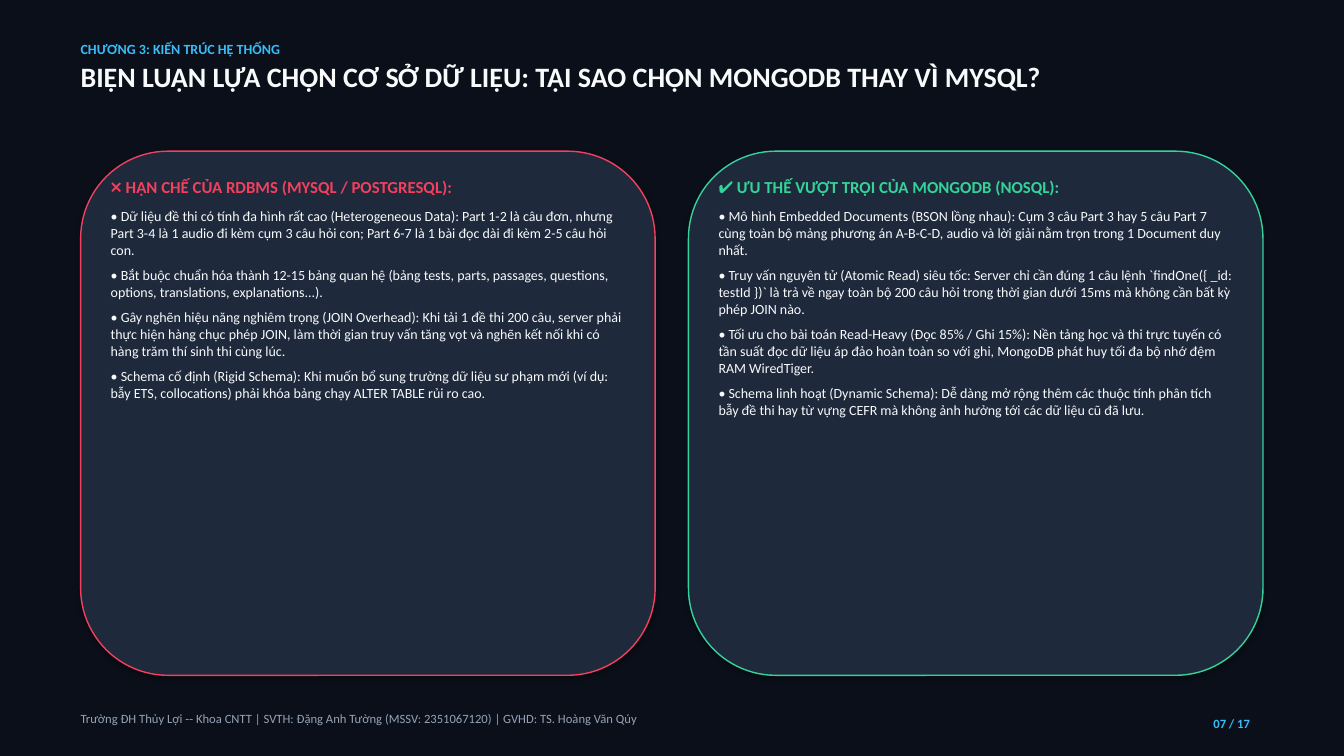
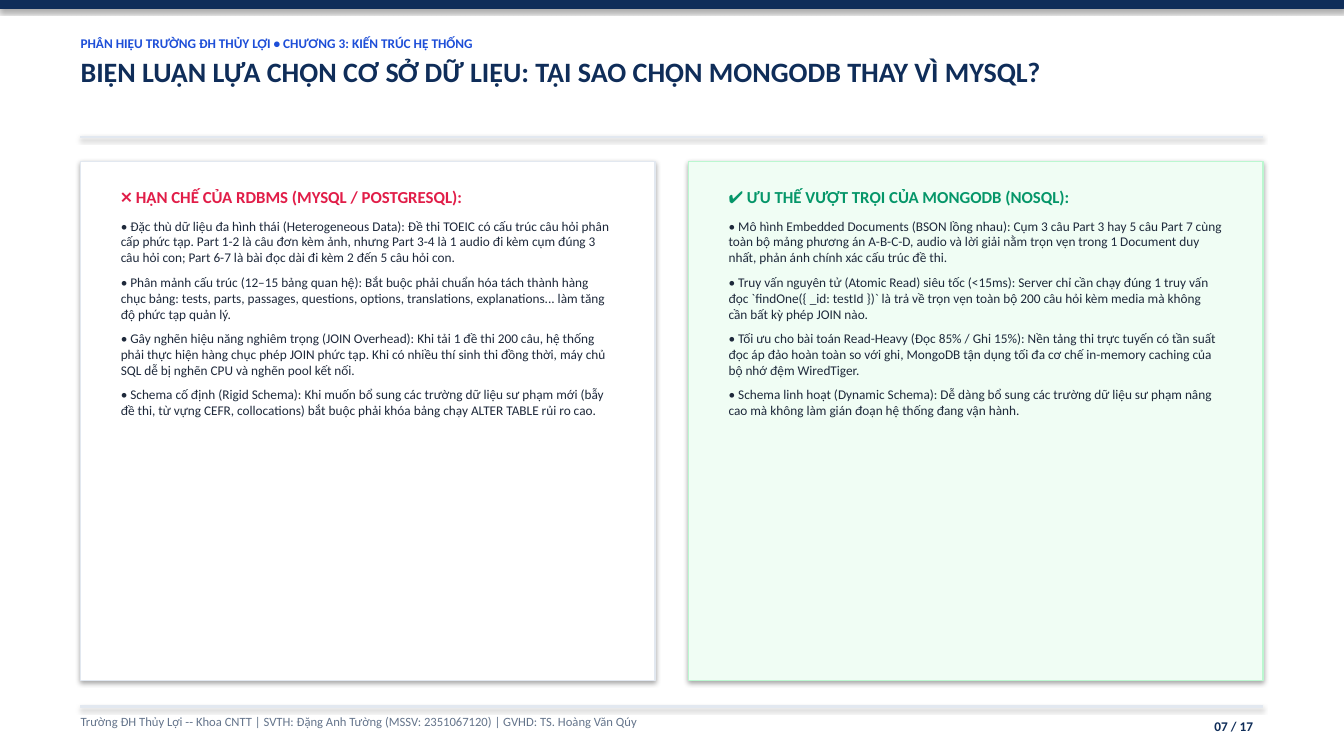
Before and after one commit to DangAnhTuong/He_Thong_Hoc_Thi_Toeic, a slide deck: slide 7 of Bao_Cao_Thuyet_Trinh_He_Thong_Hoc_Thi_Toeic.pptx. Drawn at 1344x756 pixels with LibreOffice and Linux fonts; fonts in the diff are those of the drawing. Boxes give left, top, right and bottom in pixels: in the first picture for what was removed or moved away, otherwise in the second. Text is boxed around its words. In the diff, an @@ line names an element or a change of style, - is before the commit and + after.

```diff
--- a/Bao_Cao_Thuyet_Trinh_He_Thong_Hoc_Thi_Toeic.pptx
+++ b/Bao_Cao_Thuyet_Trinh_He_Thong_Hoc_Thi_Toeic.pptx
@@ rectangle at <box>0,0,1344,756</box>: fill #0B0F19 to #FFFFFF; outline #0B0F19 0.75 pt to #FFFFFF 0.75 pt @@
@@ rectangle added at <box>0,0,1344,8</box>, fill #0F2D59, outline #0F2D59 0.75 pt @@
@@ text at <box>81,37,473,51</box>: text changed; size 10 to 9.5 pt; text colour #38BDF8 to #1D4ED8 @@
-CHƯƠNG 3: KIẾN TRÚC HỆ THỐNG
+PHÂN HIỆU TRƯỜNG ĐH THỦY LỢI • CHƯƠNG 3: KIẾN TRÚC HỆ THỐNG
@@ text at <box>81,58,1040,87</box>: text colour #F8FAFC to #0F2D59 in "BIỆN LUẬN LỰA CHỌN CƠ SỞ DỮ ..." @@
@@ rectangle added at <box>81,136,1263,137</box>, fill #E2E8F0, outline #E2E8F0 0.75 pt @@
@@ rounded rectangle removed at <box>81,151,655,676</box> @@
@@ rectangle added at <box>81,161,655,681</box>, fill #FFFFFF, outline #E2E8F0 1 pt @@
@@ rounded rectangle removed at <box>689,151,1263,676</box> @@
@@ rectangle added at <box>689,161,1263,681</box>, fill #F0FDF4, outline #BBF7D0 1 pt @@
@@ text "❌ HẠN CHẾ CỦA RDBMS ...": place and size @@
-text "❌ HẠN CHẾ CỦA RDBMS ..." at <box>111,179,622,401</box>
+text "❌ HẠN CHẾ CỦA RDBMS ..." at <box>121,189,609,418</box>
@@ text at <box>136,189,462,206</box>: text colour #F43F5E to #E11D48 in "❌ HẠN CHẾ CỦA RDBMS (MYSQL / ..." @@
@@ text "✔ ƯU THẾ VƯỢT TRỘI ...": place and size @@
-text "✔ ƯU THẾ VƯỢT TRỘI ..." at <box>719,179,1232,418</box>
+text "✔ ƯU THẾ VƯỢT TRỘI ..." at <box>729,189,1222,418</box>
@@ text at <box>747,189,1069,206</box>: text colour #34D399 to #059669 in "✔ ƯU THẾ VƯỢT TRỘI CỦA MONGODB ..." @@
@@ text at <box>121,221,609,418</box>: text changed; size 10 to 9.5 pt; text colour #F8FAFC to #1E293B @@
-• Dữ liệu đề thi có tính đa hình rất cao (Heterogeneous Data): Part 1-2 là câu đơn, nhưng Part 3-4 là 1 audio đi kèm cụm 3 câu hỏi con; Part 6-7 là 1 bài đọc dài đi kèm 2-5 câu hỏi con.
-• Bắt buộc chuẩn hóa thành 12-15 bảng quan hệ (bảng tests, parts, passages, questions, options, translations, explanations...).
-• Gây nghẽn hiệu năng nghiêm trọng (JOIN Overhead): Khi tải 1 đề thi 200 câu, server phải thực hiện hàng chục phép JOIN, làm thời gian truy vấn tăng vọt và nghẽn kết nối khi có hàng trăm thí sinh thi cùng lúc.
-• Schema cố định (Rigid Schema): Khi muốn bổ sung trường dữ liệu sư phạm mới (ví dụ: bẫy ETS, collocations) phải khóa bảng chạy ALTER TABLE rủi ro cao.
+• Đặc thù dữ liệu đa hình thái (Heterogeneous Data): Đề thi TOEIC có cấu trúc câu hỏi phân cấp phức tạp. Part 1-2 là câu đơn kèm ảnh, nhưng Part 3-4 là 1 audio đi kèm cụm đúng 3 câu hỏi con; Part 6-7 là bài đọc dài đi kèm 2 đến 5 câu hỏi con.
+• Phân mảnh cấu trúc (12–15 bảng quan hệ): Bắt buộc phải chuẩn hóa tách thành hàng chục bảng: tests, parts, passages, questions, options, translations, explanations... làm tăng độ phức tạp quản lý.
+• Gây nghẽn hiệu năng nghiêm trọng (JOIN Overhead): Khi tải 1 đề thi 200 câu, hệ thống phải thực hiện hàng chục phép JOIN phức tạp. Khi có nhiều thí sinh thi đồng thời, máy chủ SQL dễ bị nghẽn CPU và nghẽn pool kết nối.
+• Schema cố định (Rigid Schema): Khi muốn bổ sung các trường dữ liệu sư phạm mới (bẫy đề thi, từ vựng CEFR, collocations) bắt buộc phải khóa bảng chạy ALTER TABLE rủi ro cao.
@@ text at <box>729,221,1222,418</box>: text changed; size 10 to 9.5 pt; text colour #F8FAFC to #1E293B @@
-• Mô hình Embedded Documents (BSON lồng nhau): Cụm 3 câu Part 3 hay 5 câu Part 7 cùng toàn bộ mảng phương án A-B-C-D, audio và lời giải nằm trọn trong 1 Document duy nhất.
-• Truy vấn nguyên tử (Atomic Read) siêu tốc: Server chỉ cần đúng 1 câu lệnh `findOne({ _id: testId })` là trả về ngay toàn bộ 200 câu hỏi trong thời gian dưới 15ms mà không cần bất kỳ phép JOIN nào.
-• Tối ưu cho bài toán Read-Heavy (Đọc 85% / Ghi 15%): Nền tảng học và thi trực tuyến có tần suất đọc dữ liệu áp đảo hoàn toàn so với ghi, MongoDB phát huy tối đa bộ nhớ đệm RAM WiredTiger.
-• Schema linh hoạt (Dynamic Schema): Dễ dàng mở rộng thêm các thuộc tính phân tích bẫy đề thi hay từ vựng CEFR mà không ảnh hưởng tới các dữ liệu cũ đã lưu.
+• Mô hình Embedded Documents (BSON lồng nhau): Cụm 3 câu Part 3 hay 5 câu Part 7 cùng toàn bộ mảng phương án A-B-C-D, audio và lời giải nằm trọn vẹn trong 1 Document duy nhất, phản ánh chính xác cấu trúc đề thi.
+• Truy vấn nguyên tử (Atomic Read) siêu tốc (<15ms): Server chỉ cần chạy đúng 1 truy vấn đọc `findOne({ _id: testId })` là trả về trọn vẹn toàn bộ 200 câu hỏi kèm media mà không cần bất kỳ phép JOIN nào.
+• Tối ưu cho bài toán Read-Heavy (Đọc 85% / Ghi 15%): Nền tảng thi trực tuyến có tần suất đọc áp đảo hoàn toàn so với ghi, MongoDB tận dụng tối đa cơ chế in-memory caching của bộ nhớ đệm WiredTiger.
+• Schema linh hoạt (Dynamic Schema): Dễ dàng bổ sung các trường dữ liệu sư phạm nâng cao mà không làm gián đoạn hệ thống đang vận hành.
@@ text "Trường ĐH Thủy Lợi -- ..." at <box>81,717,637,728</box>: text colour #94A3B8 to #64748B @@
@@ rectangle added at <box>81,706,1263,707</box>, fill #E2E8F0, outline #E2E8F0 0.75 pt @@
@@ text "07 / 17" at <box>1214,722,1253,731</box>: size 9 to 9.5 pt, text colour #38BDF8 to #0F2D59 @@
```
Also in this commit, not shown: 16 other slides changed.
